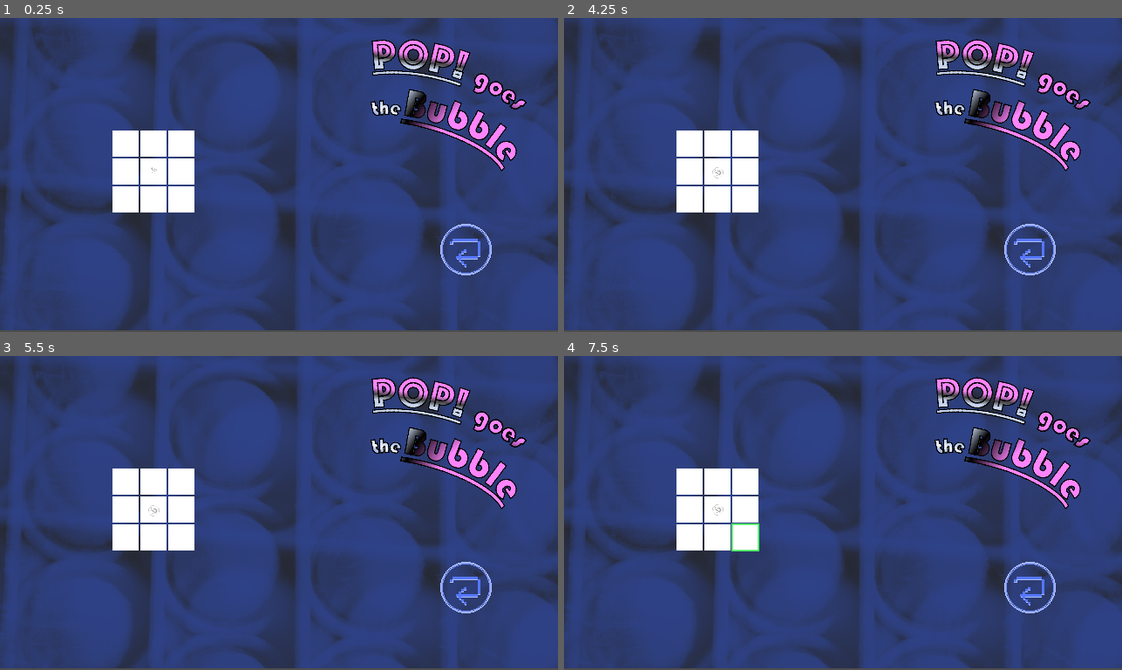
Above: before the commit, frames 1-4 (two rows, left to right).
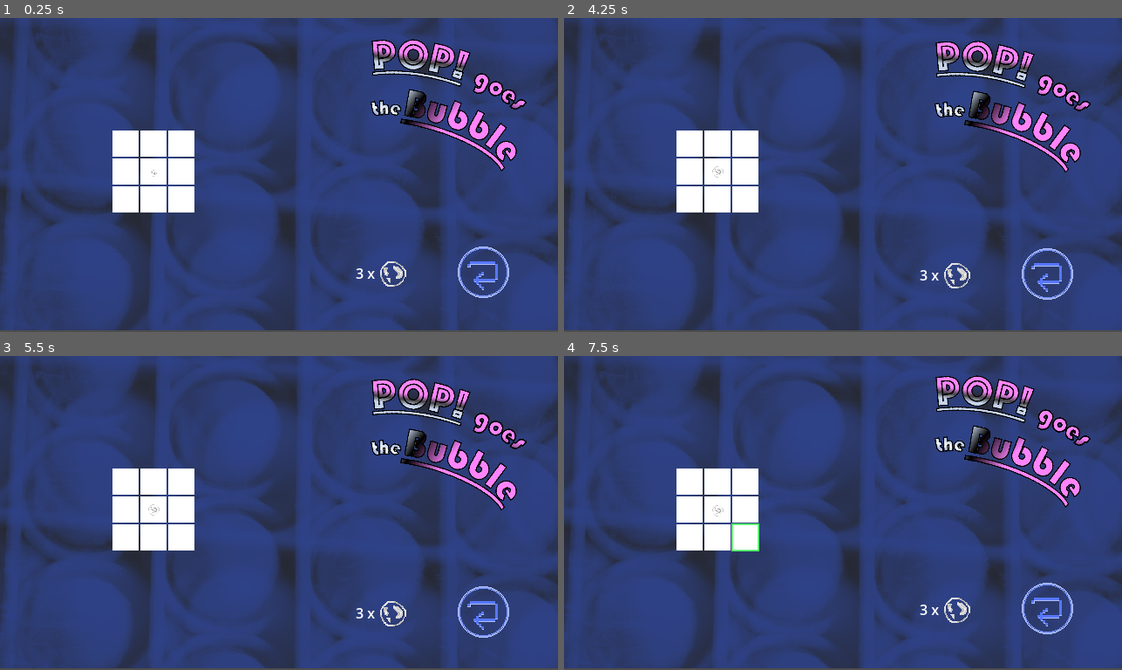
Above: after the commit, the same moments.

Repository: kaiec/ggj25-bubble-game
Game: Godot game, scene res://gamemanager/gamemanager.tscn
The game is run twice, just before and just after one commit, with the same random seed, the same clock (stepped at 60 frames per second) and the same inputs.
Inputs (mouse positions are in pixels of both pictures, inside the frame that each line leads up to):
- Up to frame 1 (0.25 s): no input
- Up to frame 2 (4.25 s): tap Enter at 0.5 s; move the mouse to (965, 159) at 0.52 s; hold D (move_right) 0.53-1.28 s; click (965, 159) at 0.6 s; move the mouse to (731, 190) at 1.27 s; hold S (move_down) 1.28-2.03 s; click (731, 190) at 1.35 s; move the mouse to (898, 105) at 2.02 s; hold D (move_right) 2.03-2.78 s; click (898, 105) at 2.1 s; move the mouse to (815, 237) at 2.77 s; hold W (move_up) 2.78-3.53 s; click (815, 237) at 2.85 s; move the mouse to (1010, 222) at 3.52 s; hold A (move_left) from 3.53 s (still down); click (1010, 222) at 3.6 s
- Up to frame 3 (5.5 s): move the mouse to (111, 465) at 4.27 s; click (111, 465) at 4.35 s; move the mouse to (306, 513) at 5.02 s; release A (move_left) at 5.03 s; hold S (move_down) from 5.03 s (still down); click (306, 513) at 5.1 s
- Up to frame 4 (7.5 s): move the mouse to (759, 434) at 5.77 s; release S (move_down) at 5.78 s; hold D (move_right) 5.78-6.53 s; click (759, 434) at 5.85 s; move the mouse to (965, 497) at 6.52 s; hold W (move_up) 6.53-7.28 s; click (965, 497) at 6.6 s; move the mouse to (731, 528) at 7.27 s; hold D (move_right) from 7.28 s (still down); click (731, 528) at 7.35 s

The runs differ from the first frame. In frame 1, 0.9% of the frame differs, in the area x 27-94%, y 6-90%; in frame 2, 3.6%; in frame 3, 3.6%; in frame 4, 3.7%, in the area x 26-95%, y 6-89%.

Commit message:
max click bugfix and gui

Diff:
--- a/bubble/bubble_engine.gd
+++ b/bubble/bubble_engine.gd
@@ -2,6 +2,7 @@
 extends Node2D
 
 signal win
+signal click(clicks_left : int)
 
 # Level Design
 @export var area : TileMapLayer
@@ -79,6 +80,8 @@
 			return false
 		# TODO clicks left
 		bubble.size += 1
+		clicks_left -= 1
+		click.emit(clicks_left)
 		return true
 	return false
 
--- a/bubble/gui.gd
+++ b/bubble/gui.gd
@@ -4,5 +4,18 @@
 signal reset_clicked
 
 
+@onready var anim_offset := randf() * 100
+@onready var original_pos := position
+
+
 func _on_texture_button_pressed() -> void:
 	reset_clicked.emit()
+
+
+func _process(_delta: float) -> void:
+	var time : float = float(Time.get_ticks_msec()) / 200
+	position.y = original_pos.y + 2 * sin(time + anim_offset)
+
+
+func set_remaining_bubbles(amount : int):
+	$Label.text = str(amount) + " x "
--- a/bubble/gui.tscn
+++ b/bubble/gui.tscn
@@ -1,8 +1,9 @@
-[gd_scene load_steps=4 format=3 uid="uid://ckmaf8g03oxh"]
+[gd_scene load_steps=5 format=3 uid="uid://ckmaf8g03oxh"]
 
 [ext_resource type="Texture2D" uid="uid://dqbvfnx3sxax2" path="res://bubble/assets/NameTextTransparent.png" id="1_ejnqp"]
 [ext_resource type="Script" path="res://bubble/gui.gd" id="1_i6uln"]
 [ext_resource type="Texture2D" uid="uid://eypacur02wkl" path="res://bubble/assets/reset-button.png" id="2_ylaur"]
+[ext_resource type="Texture2D" uid="uid://bfmnb6b5tu2kl" path="res://bubble/assets/bubbleSprites.png" id="4_k8b8a"]
 
 [node name="GUI" type="Node2D"]
 script = ExtResource("1_i6uln")
@@ -14,10 +15,23 @@
 texture = ExtResource("1_ejnqp")
 
 [node name="TextureButton" type="TextureButton" parent="."]
-offset_left = 503.0
-offset_top = 234.0
-offset_right = 567.0
-offset_bottom = 298.0
+offset_left = 523.0
+offset_top = 260.0
+offset_right = 587.0
+offset_bottom = 324.0
 texture_normal = ExtResource("2_ylaur")
 
+[node name="Label" type="Label" parent="."]
+offset_left = 408.0
+offset_top = 281.0
+offset_right = 448.0
+offset_bottom = 304.0
+text = "0 x "
+
+[node name="Bubble" type="Sprite2D" parent="."]
+position = Vector2(451, 293)
+texture = ExtResource("4_k8b8a")
+region_enabled = true
+region_rect = Rect2(64, 0, 32, 32)
+
 [connection signal="pressed" from="TextureButton" to="." method="_on_texture_button_pressed"]
--- a/levels/level_1.gd
+++ b/levels/level_1.gd
@@ -18,7 +18,12 @@
 	gui.reset_clicked.connect(_on_gui_reset_clicked)
 	for bubble in $Bubbles.get_children():
 		bubble.cell = $Area.local_to_map(bubble.position)
+	$GUI.set_remaining_bubbles(max_clicks)
+	bubble_engine.click.connect(update_gui)
 
+
+func update_gui(clicks_left : int):
+	$GUI.set_remaining_bubbles(clicks_left)
 
 
 func _on_gui_reset_clicked() -> void:
--- a/levels/level_1.tscn
+++ b/levels/level_1.tscn
@@ -6,7 +6,7 @@
 [ext_resource type="PackedScene" uid="uid://ckmaf8g03oxh" path="res://bubble/gui.tscn" id="3_m5l1w"]
 [ext_resource type="PackedScene" uid="uid://cbm74kal33eq3" path="res://bubble/game_objects/basic_bubble.tscn" id="5_yi2c4"]
 
-[node name="Level 2" type="Node2D"]
+[node name="Level" type="Node2D"]
 process_mode = 1
 script = ExtResource("1_ewh2m")
 max_clicks = 3
--- a/levels/level_2.tscn
+++ b/levels/level_2.tscn
@@ -7,7 +7,7 @@
 [ext_resource type="PackedScene" uid="uid://cjt4tsttw2c5r" path="res://bubble/game_objects/bubble.tscn" id="4_vgg8f"]
 [ext_resource type="PackedScene" uid="uid://bqjvrwyyltsen" path="res://bubble/game_objects/bad_bubble.tscn" id="5_yxl3t"]
 
-[node name="Level 1" type="Node2D"]
+[node name="Level" type="Node2D"]
 process_mode = 1
 script = ExtResource("1_r125i")
 max_clicks = 1
--- a/levels/level_3.tscn
+++ b/levels/level_3.tscn
@@ -7,7 +7,7 @@
 [ext_resource type="PackedScene" uid="uid://cjt4tsttw2c5r" path="res://bubble/game_objects/bubble.tscn" id="4_ydwxr"]
 [ext_resource type="PackedScene" uid="uid://bqjvrwyyltsen" path="res://bubble/game_objects/bad_bubble.tscn" id="5_dv8ly"]
 
-[node name="Level 1" type="Node2D"]
+[node name="Level" type="Node2D"]
 process_mode = 1
 script = ExtResource("1_n123v")
 max_clicks = 2
--- a/levels/level_4.tscn
+++ b/levels/level_4.tscn
@@ -8,7 +8,7 @@
 [ext_resource type="PackedScene" uid="uid://bqjvrwyyltsen" path="res://bubble/game_objects/bad_bubble.tscn" id="5_qlsf7"]
 [ext_resource type="PackedScene" uid="uid://de5gcm2mubx77" path="res://bubble/game_objects/diagonal_bubble.tscn" id="7_luejt"]
 
-[node name="Level 1" type="Node2D"]
+[node name="Level" type="Node2D"]
 process_mode = 1
 script = ExtResource("1_2kv4v")
 max_clicks = 3
--- a/levels/level_5.tscn
+++ b/levels/level_5.tscn
@@ -8,7 +8,7 @@
 [ext_resource type="PackedScene" uid="uid://cbm74kal33eq3" path="res://bubble/game_objects/basic_bubble.tscn" id="6_416al"]
 [ext_resource type="PackedScene" uid="uid://bqjvrwyyltsen" path="res://bubble/game_objects/bad_bubble.tscn" id="6_dd8lg"]
 
-[node name="Level 1" type="Node2D"]
+[node name="Level" type="Node2D"]
 process_mode = 1
 script = ExtResource("1_8l6dx")
 max_clicks = 1
--- a/levels/level_6.tscn
+++ b/levels/level_6.tscn
@@ -8,7 +8,7 @@
 [ext_resource type="PackedScene" uid="uid://cbm74kal33eq3" path="res://bubble/game_objects/basic_bubble.tscn" id="6_sf3id"]
 [ext_resource type="PackedScene" uid="uid://bqjvrwyyltsen" path="res://bubble/game_objects/bad_bubble.tscn" id="7_rtitw"]
 
-[node name="Level 1" type="Node2D"]
+[node name="Level" type="Node2D"]
 process_mode = 1
 script = ExtResource("1_eifpo")
 max_clicks = 2
--- a/levels/level_7.tscn
+++ b/levels/level_7.tscn
@@ -9,7 +9,7 @@
 [ext_resource type="PackedScene" uid="uid://bqjvrwyyltsen" path="res://bubble/game_objects/bad_bubble.tscn" id="7_dtq2m"]
 [ext_resource type="PackedScene" uid="uid://de5gcm2mubx77" path="res://bubble/game_objects/diagonal_bubble.tscn" id="8_smj0f"]
 
-[node name="Level 1" type="Node2D"]
+[node name="Level" type="Node2D"]
 process_mode = 1
 script = ExtResource("1_0tx2n")
 max_clicks = 5
--- a/levels/level_8.tscn
+++ b/levels/level_8.tscn
@@ -9,7 +9,7 @@
 [ext_resource type="PackedScene" uid="uid://cjt4tsttw2c5r" path="res://bubble/game_objects/bubble.tscn" id="7_j70bg"]
 [ext_resource type="PackedScene" uid="uid://cbm74kal33eq3" path="res://bubble/game_objects/basic_bubble.tscn" id="8_o5nkc"]
 
-[node name="Level 1" type="Node2D"]
+[node name="Level" type="Node2D"]
 process_mode = 1
 script = ExtResource("1_o6li8")
 
